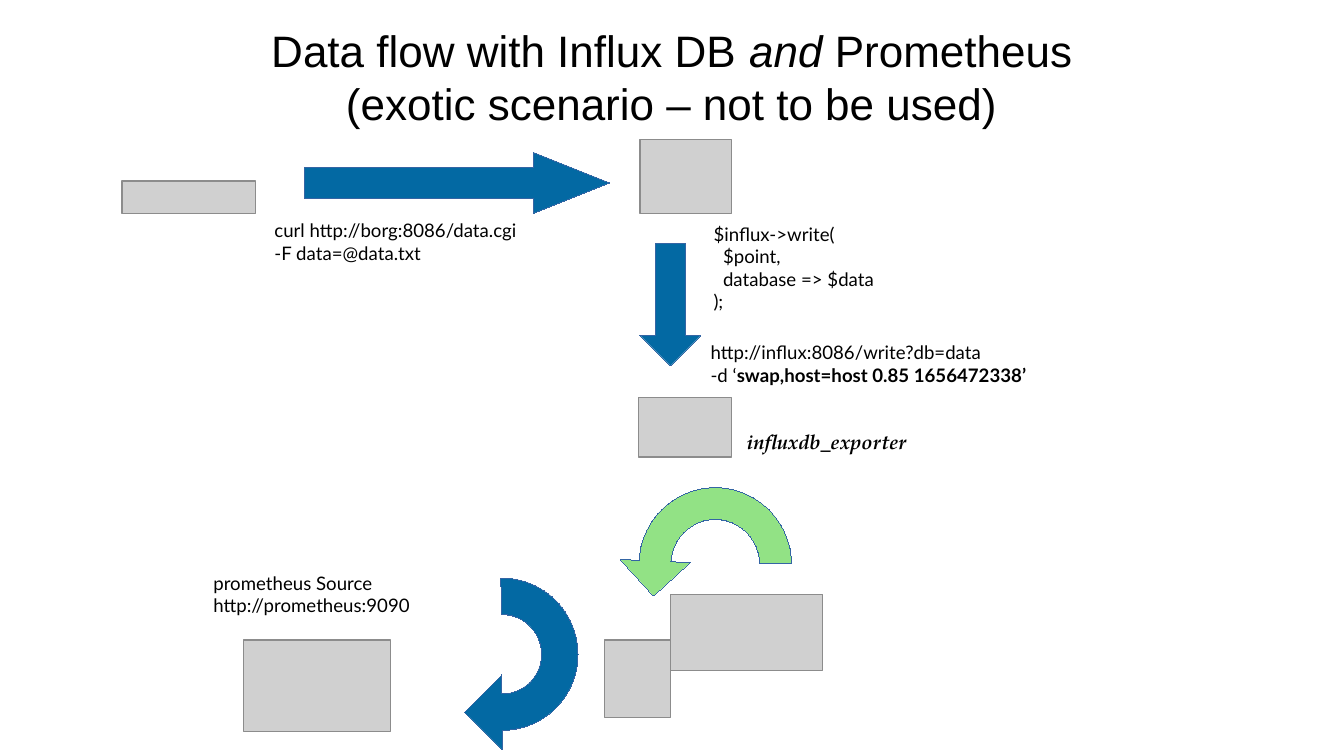
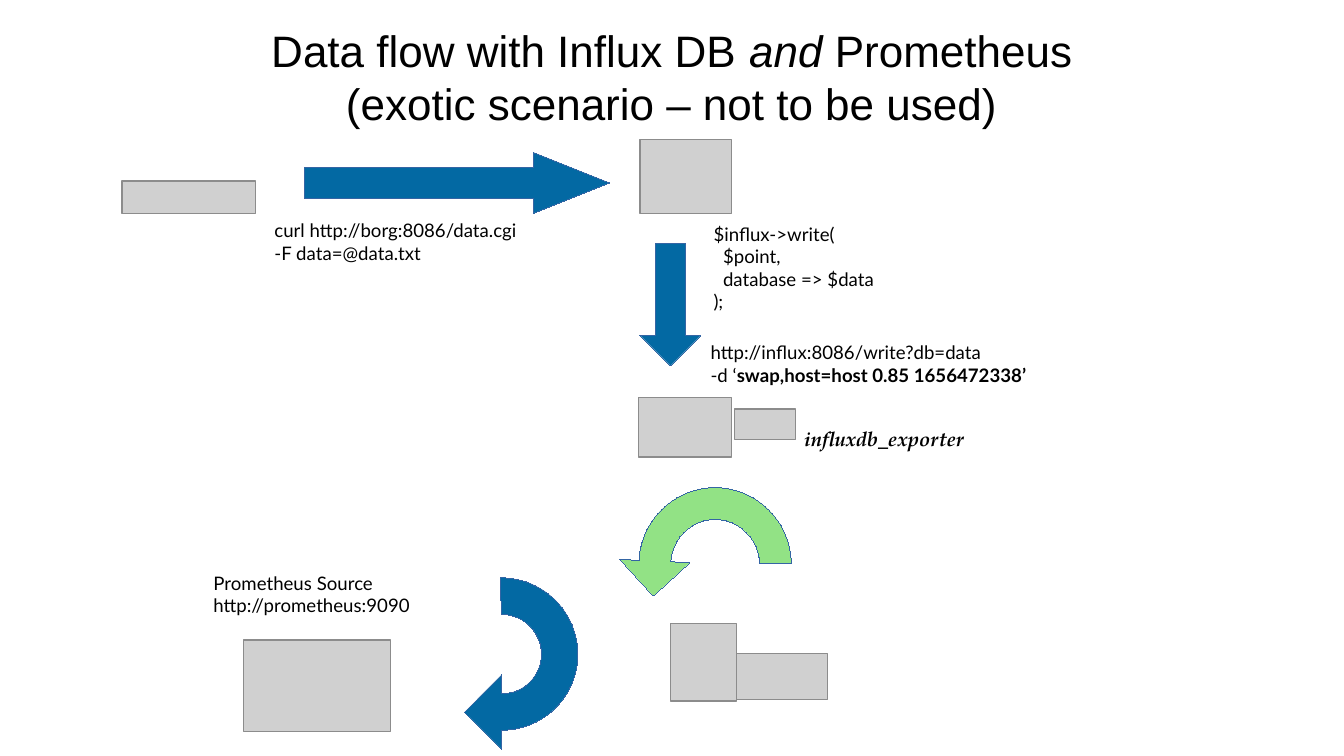
Before and after one commit to sergueik/springboot_study, a slide deck: slide 5 of basic-influxdb/data flow.odp. Drawn at 1344x756 pixels with LibreOffice and Linux fonts; fonts in the diff are those of the drawing; grey boxes stand for pictures. Boxes give left, top, right and bottom in pixels: in the first picture for what was removed or moved away, otherwise in the second. Text is boxed around its words. In the diff, an @@ line names an element or a change of style, - is before the commit and + after.

```diff
--- a/basic-influxdb/data flow.odp
+++ b/basic-influxdb/data flow.odp
@@ picture added at bbox=[735, 409, 796, 439] @@
@@ text "influxdb_exporter": place and size @@
-text "influxdb_exporter" at bbox=[747, 434, 907, 455]
+text "influxdb_exporter" at bbox=[804, 431, 964, 452]
@@ freeform shape at bbox=[639, 488, 792, 640]: outline redrawn @@
@@ text at bbox=[213, 576, 373, 590]: text changed @@
-prometheus Source
+Prometheus Source
@@ picture: place and size @@
-picture at bbox=[605, 640, 671, 718]
+picture at bbox=[671, 623, 737, 701]
@@ picture: place and size @@
-picture at bbox=[671, 594, 823, 671]
+picture at bbox=[737, 654, 828, 700]
```
Also in this commit, not shown: 4 other slides changed, 2 other files.
